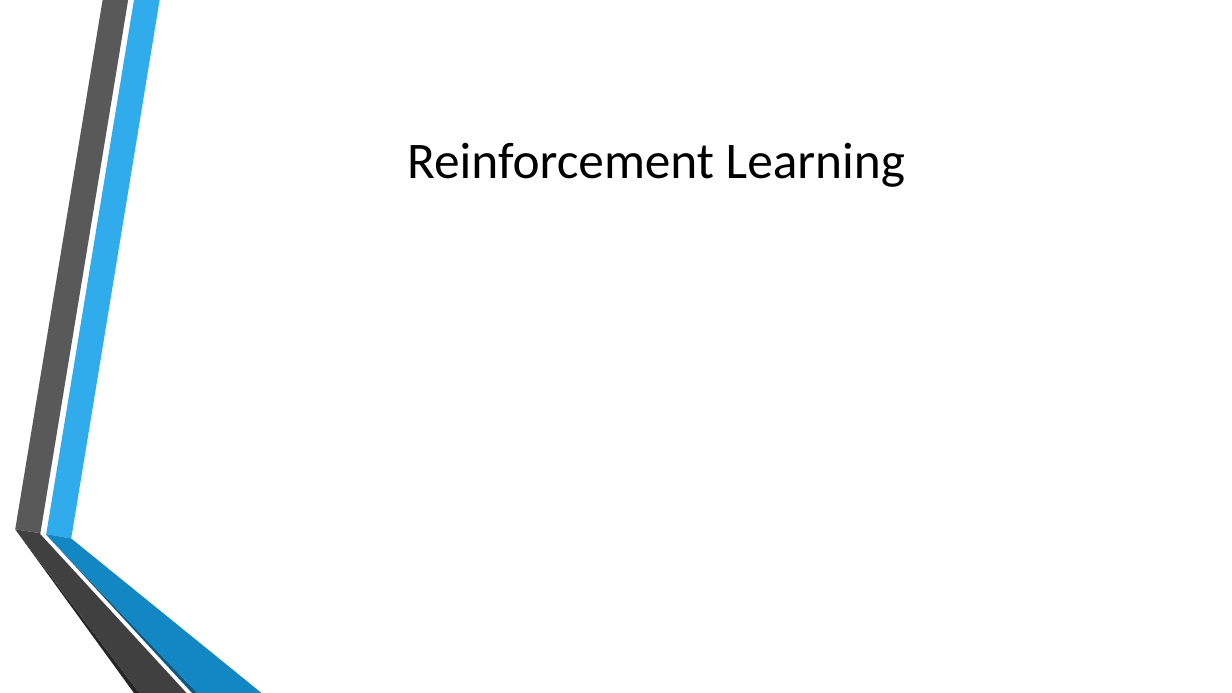
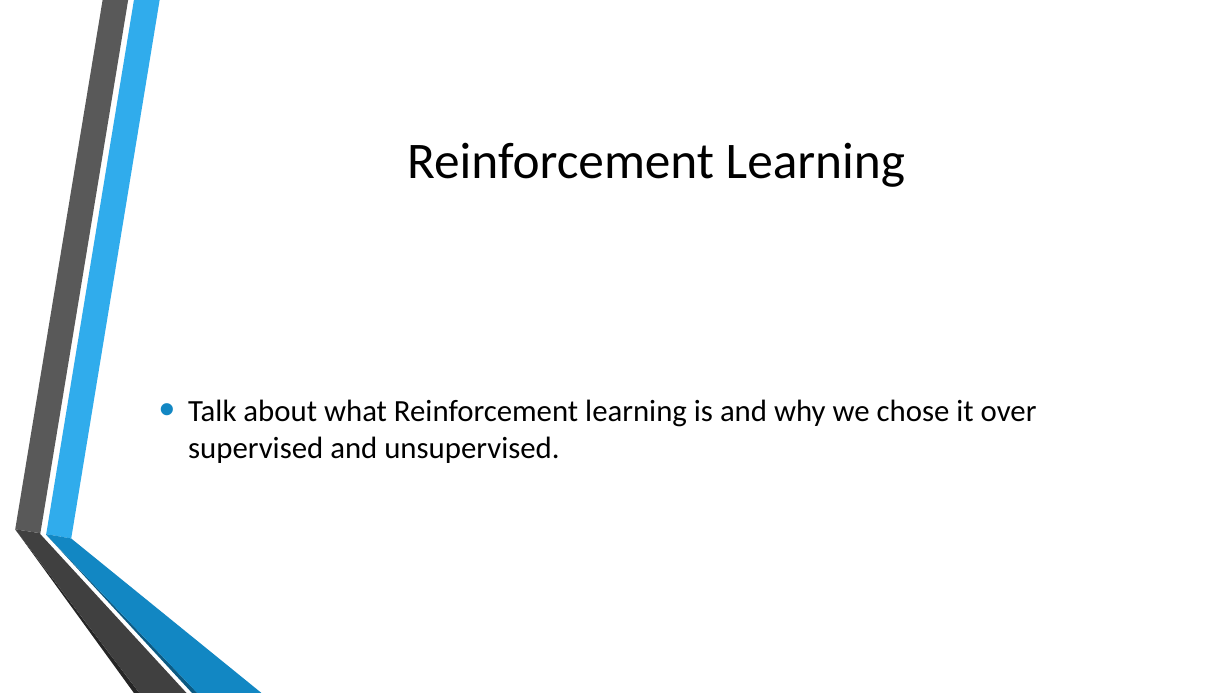
Before and after one commit to KeganMc/Super-Smash-Bros-Melee-AI, a slide deck: slide 5 of Documents/ProjectPresentation.pptx. Drawn at 1232x693 pixels with LibreOffice and Linux fonts; fonts in the diff are those of the drawing; background and template pictures are left out. Boxes give left, top, right and bottom in pixels: in the first picture for what was removed or moved away, otherwise in the second. Text is boxed around its words. In the diff, an @@ line names an element or a change of style, - is before the commit and + after.

Commit message:
Slides Update
Finished the slide talking about SSBM

```diff
--- a/Documents/ProjectPresentation.pptx
+++ b/Documents/ProjectPresentation.pptx
@@ text added at [188,399,1037,463], 24 pt, text #000000 @@
+• Talk about what Reinforcement learning is and why we chose it over supervised and unsupervised.
```
Also in this commit, not shown: 2 other slides changed.
